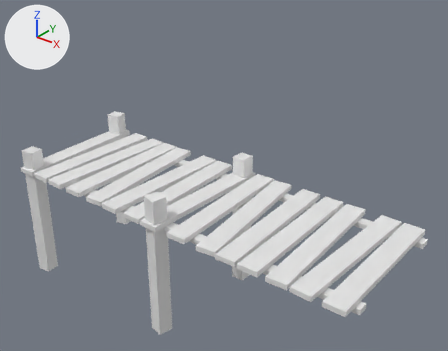
The OBJ model public/meshes/pier.obj: old version first, new version second.
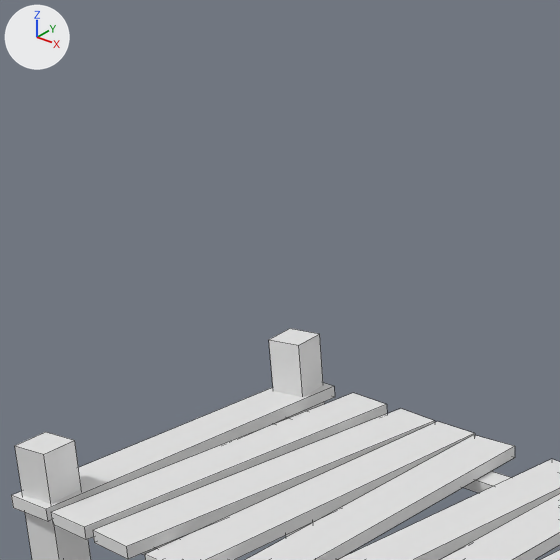
There are two pictures of each version: one whole from a camera (50 mm lens) standing at (5.96, -7.83, 5.67) and looking at (-1.03, 0.91, 0.25), one close up on the part from 4% to 46% of the width and 0% to 54% of the height. Lighting does not change. The marker at upper left points along +X, +Y and +Z. The close-ups show mesh edges as thin lines. Where no turn or scale is listed for an object, it has been applied to the vertices.

Objects in the first close-up: 'pier'.
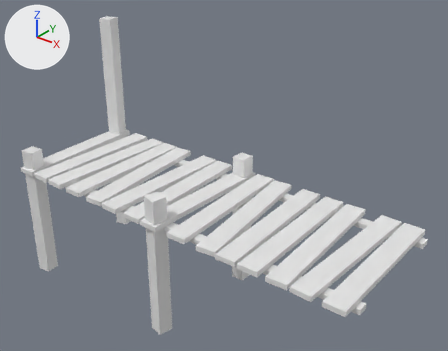
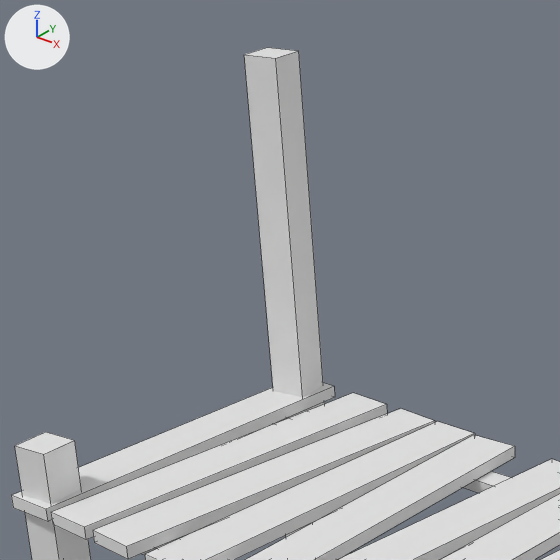
Pixel boxes [x1, y1, x2, y2] of what changed, in the close-ups (560 x 560 px; the box of a moved part takes in the faces that stretch with it):
'pier', reshaped: before [11, 329, 560, 560]; after [11, 47, 560, 560]
part 1 of me_pier, moved or reshaped: before [269, 329, 325, 537]; after [244, 47, 325, 537]

Patch to the scene script:
```diff
--- a/public/meshes/pier.obj.py
+++ b/public/meshes/pier.obj.py
@@ me_pier @@
 me_pier.from_pydata(...)  # 168 vertices, 126 faces; spans x -5.42..2.86, y -0.98..2.05, z -2.76..0.36
 # used by ob_pier; location = (0.0, 0.0, 0.0)
 # before: 129 (-5.29, 1.64, 0.34) at pixel (268, 339), 131 (-5.35, 1.94, 0.34) at pixel (289, 328), 133 (-4.99, 1.71, 0.34) at pixel (298, 345), 135 (-5.06, 2.0, 0.34) at pixel (319, 333)
+# me_pier part 1
+for i in [129, 131, 133, 135]: me_pier.vertices[i].co += Vector((0.0, 0.0, 2.35))
```
